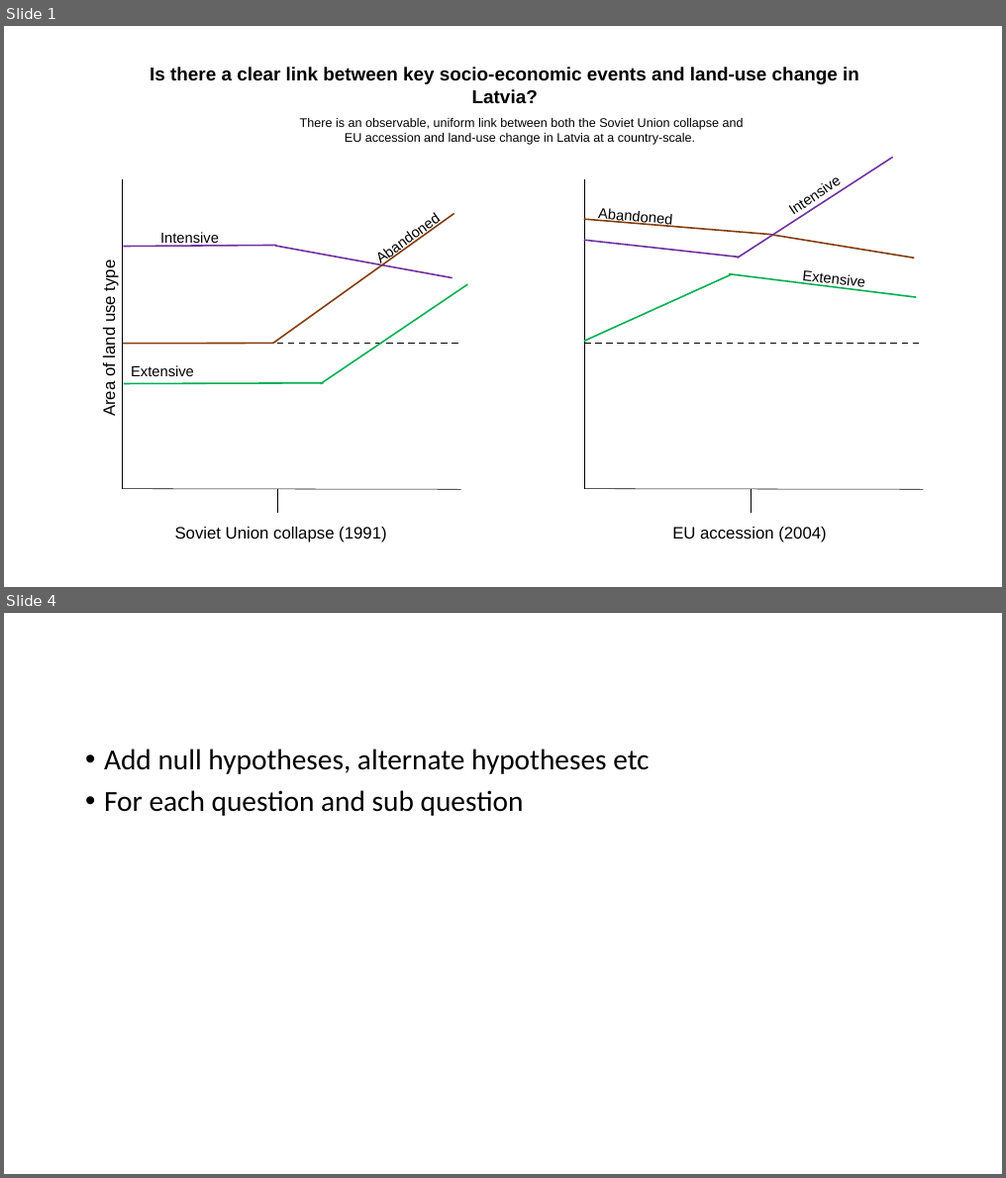
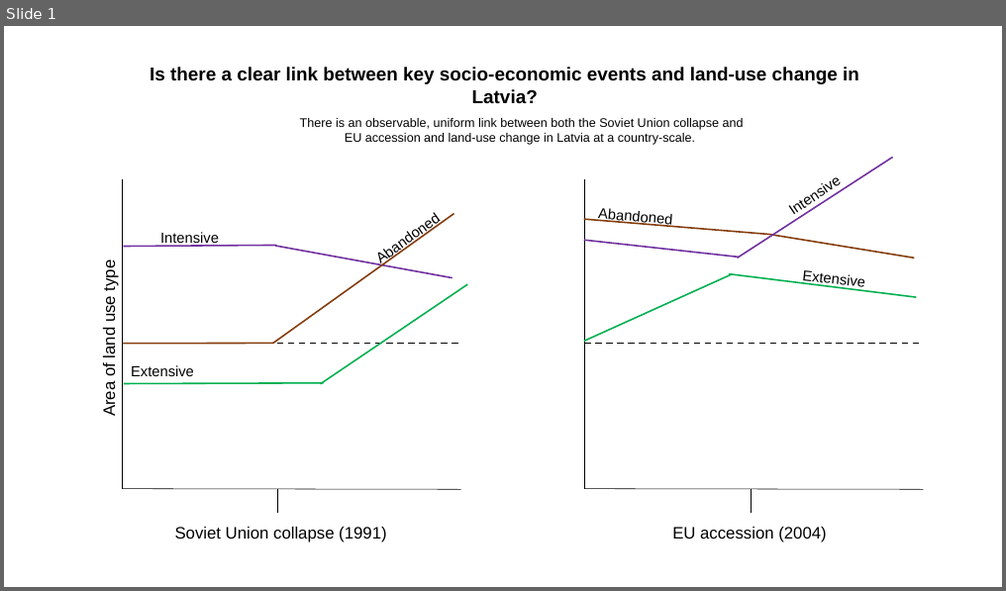
Before and after one commit to izzyrich/dissertation, a slide deck: images/prediction_graphs.pptx. Shown one above the other, each under a label of ours: slides 1 and 4 before the commit, slide 1 after it; the slides between them are not shown. The pictures are 1006x1178 and 1006x591 pixels, drawn with LibreOffice and Linux fonts; fonts in the diff are those of the drawing. Boxes give left, top, right and bottom in pixels: in the first picture for what was removed or moved away, otherwise in the second. Text is boxed around its words. In the diff, an @@ line names an element or a change of style, - is before the commit and + after.

```diff
--- a/images/prediction_graphs.pptx
+++ b/images/prediction_graphs.pptx
@@ slide 4 removed at (4, 613, 1002, 1174), background #FFFFFF @@
@@ text removed at (104, 749, 648, 816) @@
-• Add null hypotheses, alternate hypotheses etc
-• For each question and sub question
```
Also in this commit, not shown: 2 slides changed, 2 slides added, 36 other files.
